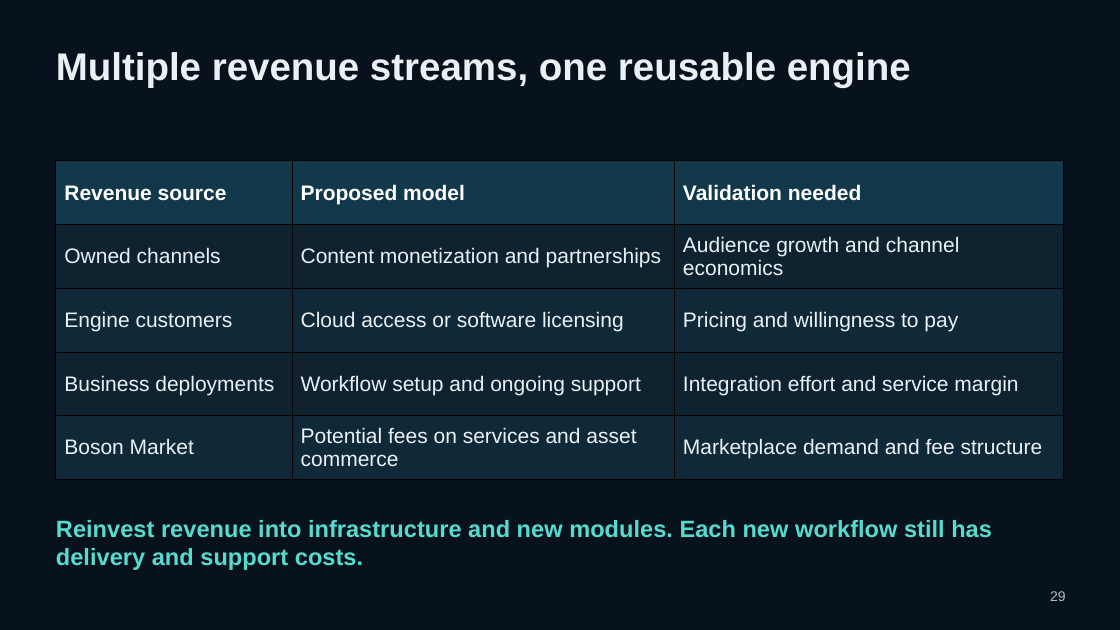
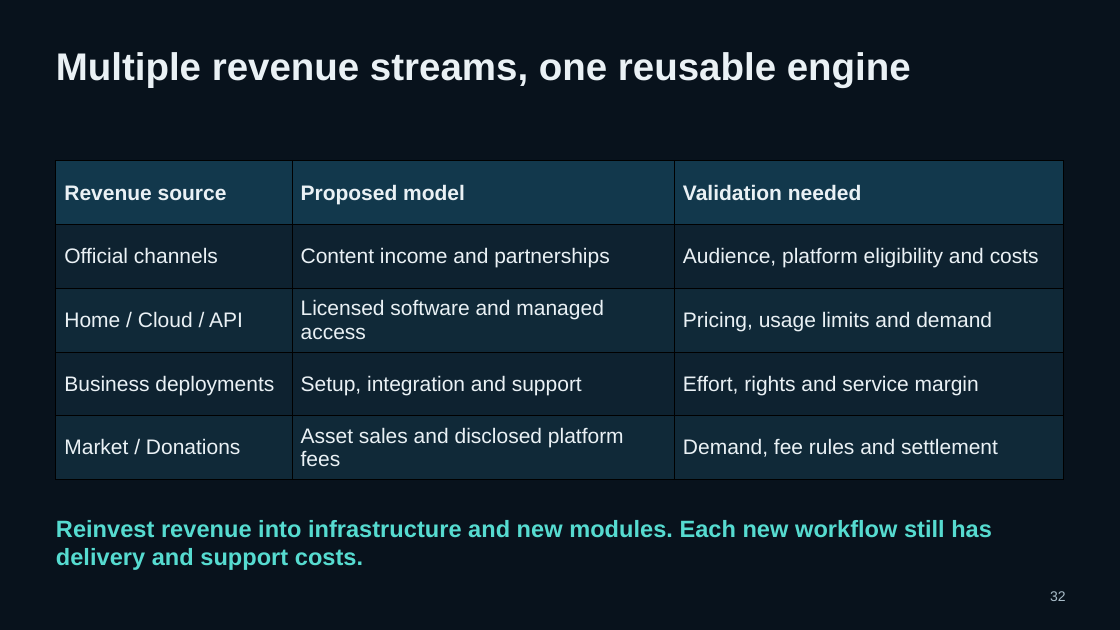
Before and after one commit to pavlichuckcrypt-maker/Vantemio, a slide deck: slide 32 of docs/pitch/Vantemio_Presentation_2026-10-05.pptx (slide 29 before the commit). Drawn at 1120x630 pixels with LibreOffice and Linux fonts; fonts in the diff are those of the drawing. Boxes give left, top, right and bottom in pixels: in the first picture for what was removed or moved away, otherwise in the second. Text is boxed around its words. In the diff, an @@ line names an element or a change of style, - is before the commit and + after.

Commit message:
Update Vantemio pitch and funding scenarios
8 October 2026 presentation: current development status, deployment profiles, Market service acceptance, Donations and planned AI avatars, $150k solo / $400k team funding and DGX Spark AI offload. Preserve stable pitch paths. Expected performance improvements are validation targets.

```diff
--- a/docs/pitch/Vantemio_Presentation_2026-10-05.pptx
+++ b/docs/pitch/Vantemio_Presentation_2026-10-05.pptx
@@ table at [56,161,1065,480] @@
-row 2: Owned channels | Content monetization and partnerships | Audience growth and channel economics
+row 2: Official channels | Content income and partnerships | Audience, platform eligibility and costs
-row 3: Engine customers | Cloud access or software licensing | Pricing and willingness to pay
+row 3: Home / Cloud / API | Licensed software and managed access | Pricing, usage limits and demand
-row 4, column 2: Workflow setup and ongoing support
+row 4, column 2: Setup, integration and support
-row 4, column 3: Integration effort and service margin
+row 4, column 3: Effort, rights and service margin
-row 5: Boson Market | Potential fees on services and asset commerce | Marketplace demand and fee structure
+row 5: Market / Donations | Asset sales and disclosed platform fees | Demand, fee rules and settlement
@@ text colour #FFFFFF to #EAF1F5 in "Revenue source", "Proposed model", "Validation needed" @@
@@ text at [1050,591,1066,601]: text changed @@
-29
+32
```
Also in this commit, not shown: 27 other slides changed, 8 slides added, 5 slides removed, 1 other file.
